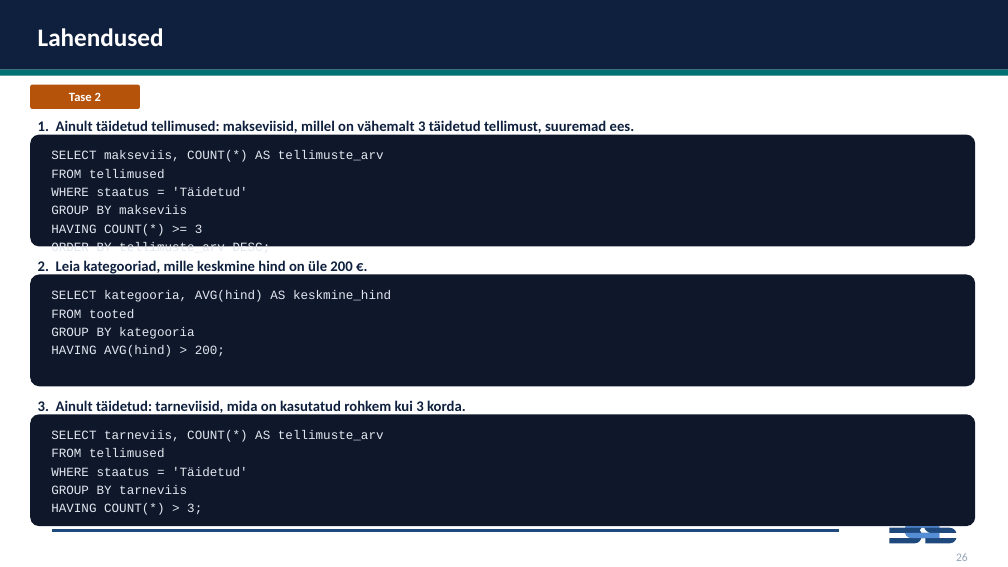
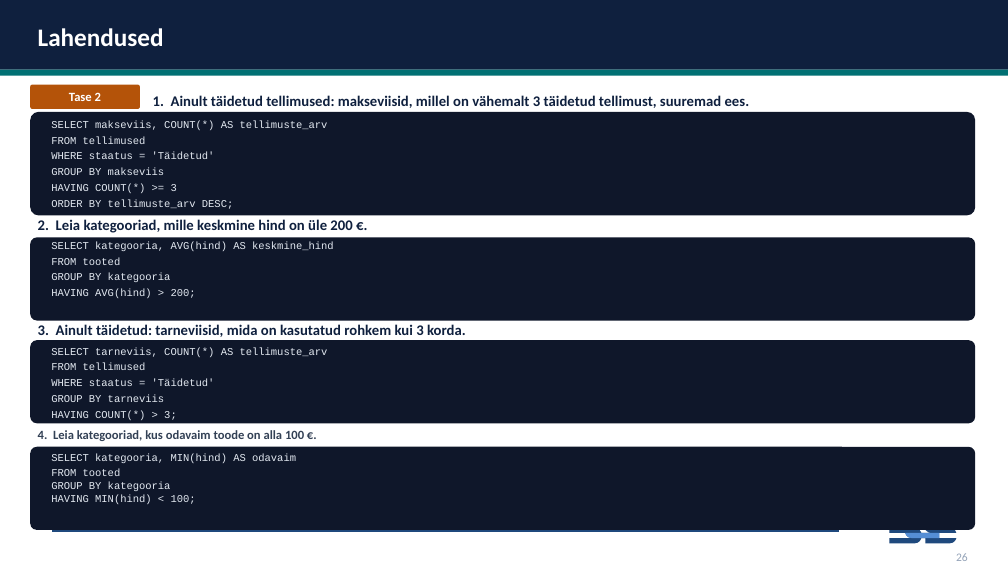
Before and after one commit to emilieabel/andmetarkus, a slide deck: slide 25 of Materjalid/Day7 SQL/7-paev-andmetarkus-esitlus.pptx. Drawn at 1008x567 pixels with LibreOffice and Linux fonts; fonts in the diff are those of the drawing. Boxes give left, top, right and bottom in pixels: in the first picture for what was removed or moved away, otherwise in the second. Text is boxed around its words. In the diff, an @@ line names an element or a change of style, - is before the commit and + after.

```diff
--- a/Materjalid/Day7 SQL/7-paev-andmetarkus-esitlus.pptx
+++ b/Materjalid/Day7 SQL/7-paev-andmetarkus-esitlus.pptx
@@ text "1. Ainult täidetud tellimused: makseviisid, ...": place and size @@
-text "1. Ainult täidetud tellimused: makseviisid, ..." at (38, 120, 635, 136)
+text "1. Ainult täidetud tellimused: makseviisid, ..." at (153, 95, 750, 108)
@@ rounded rectangle: place and size @@
-rounded rectangle at (30, 135, 975, 247)
+rounded rectangle at (30, 112, 975, 216)
@@ text "SELECT makseviis, COUNT(*) AS tellimuste_arv": place and size @@
-text "SELECT makseviis, COUNT(*) AS tellimuste_arv" at (51, 150, 384, 247)
+text "SELECT makseviis, COUNT(*) AS tellimuste_arv" at (51, 121, 328, 209)
@@ text "2. Leia kategooriad, mille keskmine ...": place and size @@
-text "2. Leia kategooriad, mille keskmine ..." at (38, 260, 352, 276)
+text "2. Leia kategooriad, mille keskmine ..." at (38, 219, 352, 233)
@@ rounded rectangle: place and size @@
-rounded rectangle at (30, 274, 975, 386)
+rounded rectangle at (30, 237, 975, 321)
@@ text "SELECT kategooria, AVG(hind) AS keskmine_hind": place and size @@
-text "SELECT kategooria, AVG(hind) AS keskmine_hind" at (51, 290, 391, 357)
+text "SELECT kategooria, AVG(hind) AS keskmine_hind" at (51, 242, 334, 298)
@@ text "3. Ainult täidetud: tarneviisid, mida ...": place and size @@
-text "3. Ainult täidetud: tarneviisid, mida ..." at (38, 400, 466, 416)
+text "3. Ainult täidetud: tarneviisid, mida ..." at (38, 324, 466, 337)
@@ rounded rectangle: place and size @@
-rounded rectangle at (30, 414, 975, 526)
+rounded rectangle at (30, 340, 975, 423)
@@ size 12 to 10 pt in 3 elements at (51, 121, 328, 209), (51, 242, 334, 298), (51, 347, 328, 420) @@
@@ text "SELECT tarneviis, COUNT(*) AS tellimuste_arv": place and size @@
-text "SELECT tarneviis, COUNT(*) AS tellimuste_arv" at (51, 430, 384, 515)
+text "SELECT tarneviis, COUNT(*) AS tellimuste_arv" at (51, 347, 328, 420)
@@ rounded rectangle added at (30, 447, 975, 530), fill #0F172A @@
@@ text added at (38, 430, 304, 441), 12 pt, text #334155, bold @@
+4. Leia kategooriad, kus odavaim toode on alla 100 €.
@@ text added at (51, 453, 296, 504), 10 pt, text #E2E8F0 @@
+SELECT kategooria, MIN(hind) AS odavaim
+FROM tooted
+GROUP BY kategooria
+HAVING MIN(hind) < 100;
```
Also in this commit, not shown: 22 other slides changed, 2 other files.
